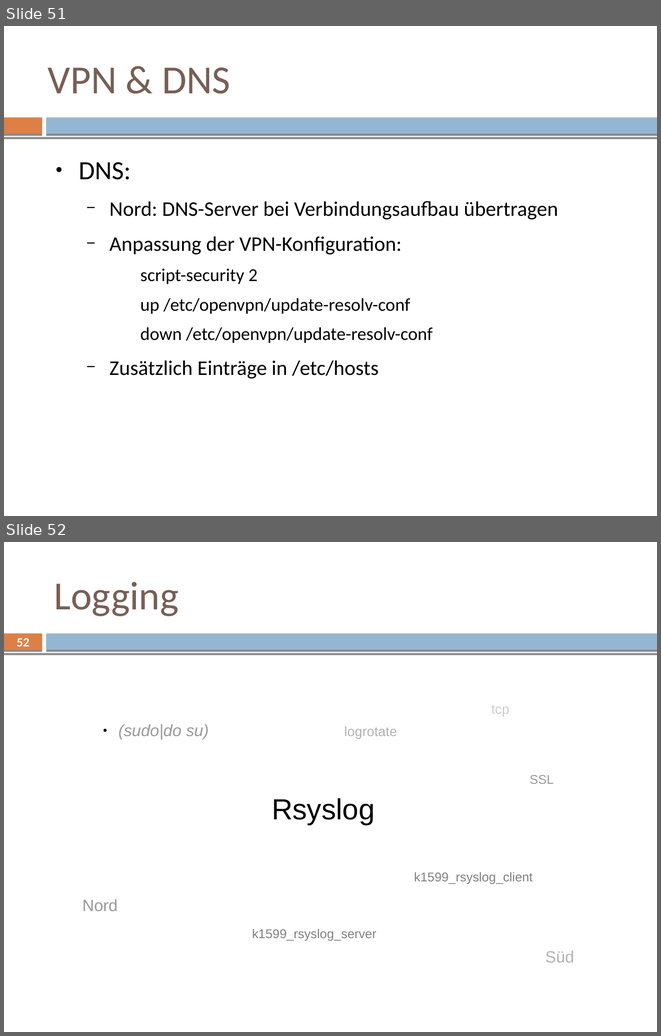
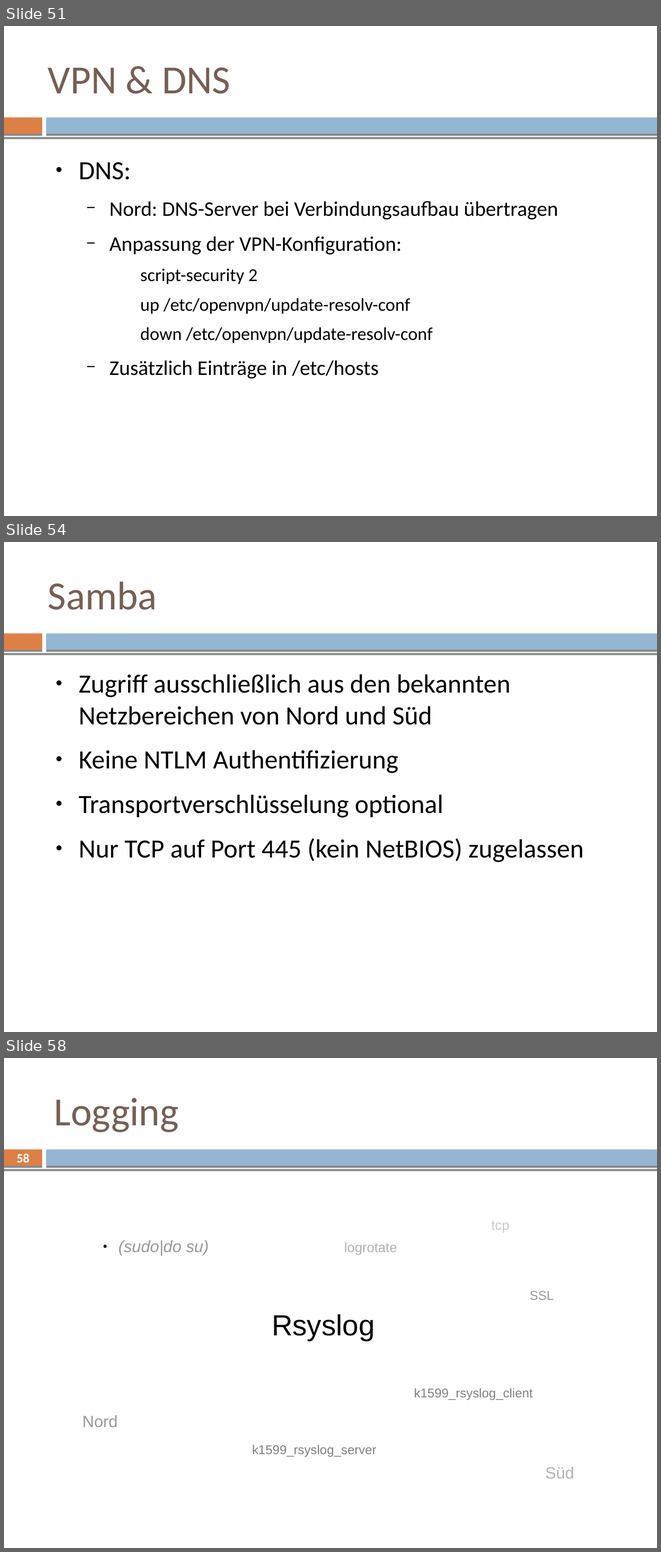
Before and after one commit to mvw/Wilddiebe10, a slide deck: keynote/keynote.odp. Shown one above the other, each under a label of ours: slides 51 and 52 before the commit, slides 51, 54 and 58 after it; the slides between them are not shown. The pictures are 661x1036 and 661x1552 pixels, drawn with LibreOffice and Linux fonts; fonts in the diff are those of the drawing. Boxes give left, top, right and bottom in pixels: in the first picture for what was removed or moved away, otherwise in the second. Text is boxed around its words. In the diff, an @@ line names an element or a change of style, - is before the commit and + after.

Commit message:
keynote: merge samba and vscan

```diff
--- a/keynote/keynote.odp
+++ b/keynote/keynote.odp
@@ slide 54 added at bbox=[4, 542, 657, 1032], background #FFFFFF; not listed: 3 template elements that a slide beside it also shows @@
@@ title added at bbox=[48, 581, 157, 610], 44 pt, text #775F55 @@
+Samba
@@ text added at bbox=[79, 674, 584, 862], 29 pt, text #000000 @@
+● Zugriff ausschließlich aus den bekannten Netzbereichen von Nord und Süd
+● Keine NTLM Authentifizierung
+● Transportverschlüsselung optional
+● Nur TCP auf Port 445 (kein NetBIOS) zugelassen
@@ what was slide 52 is now slide 58 @@
@@ page number at bbox=[17, 1153, 29, 1166]: text changed @@
-52
+58
```
Also in this commit, not shown: 1 slide changed, 5 other slides added, 1 other file.
